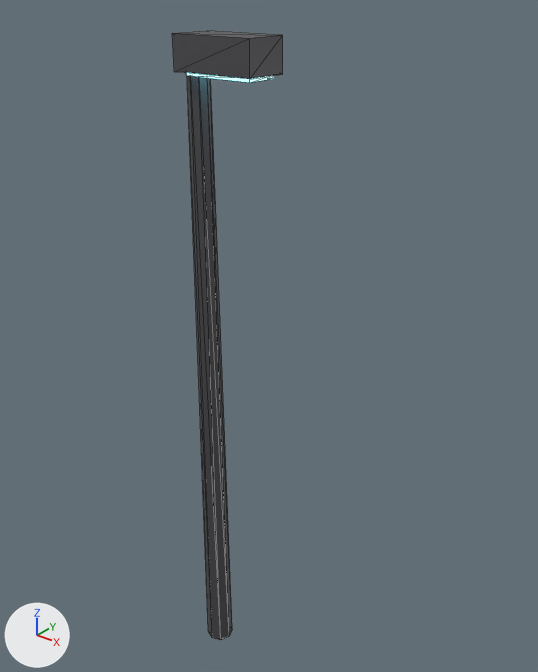
Renders of the glTF model app/public/gltf/city-kit/lamppost.glb from each side of a commit.
Before and after are seen from a 50 mm lens placed at (2.82, -2.94, 4.4), pointed at (0.32, 0.18, 2.47). Every picture has the same lights, and +X, +Y and +Z are marked at lower left. The older version comes first. Mesh edges are drawn as thin lines. Vertices at exactly the same position are counted once.

Objects in the first picture: 'lamppost'.
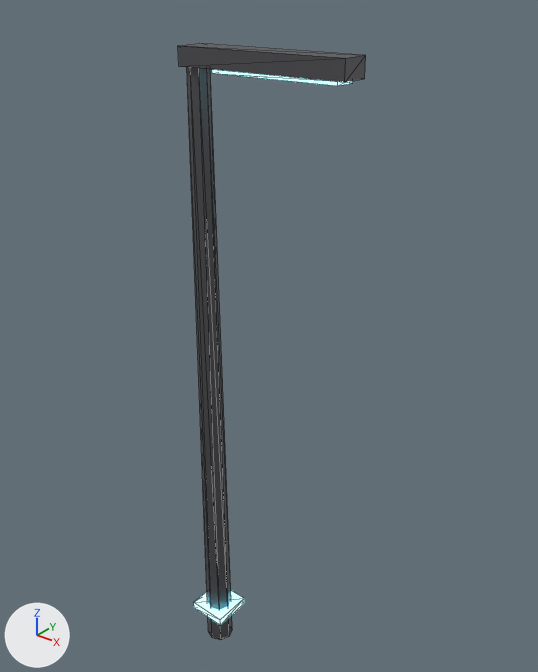
The change, as a diff of the scene's bpy script:
```diff
--- a/app/public/gltf/city-kit/lamppost.glb.py
+++ b/app/public/gltf/city-kit/lamppost.glb.py
@@ me_lamppost @@
 # used by ob_lamppost; location = (0.0, 0.0, 0.0)
 # verts and faces of me_lamppost; kept vertices keep their numbers, new ones are numbered from 32
 # before: 0 (0.45, -0.12, 3.96) at pixel (249, 79), 1 (-0.05, -0.12, 3.96) at pixel (174, 71), 18 (0.45, 0.12, 3.96) at pixel (282, 74), 19 (-0.05, 0.12, 3.96), 20 (-0.05, -0.12, 4.14) at pixel (172, 33)
 # before: 21 (0.45, -0.12, 4.14) at pixel (249, 38), 22 (0.45, 0.12, 4.14) at pixel (282, 35), 23 (-0.05, 0.12, 4.14) at pixel (206, 30), 24 (0.0, -0.09, 3.94) at pixel (186, 75), 25 (0.42, -0.09, 3.94) at pixel (249, 82)
 # before: 26 (0.42, 0.09, 3.94) at pixel (273, 78), 27 (0.0, 0.09, 3.94), 28 (0.0, -0.09, 3.96), 29 (0.42, -0.09, 3.96) at pixel (249, 78), 30 (0.42, 0.09, 3.96) at pixel (273, 74)
 # before: 31 (0.0, 0.09, 3.96)
-me_lamppost.from_pydata(...)  # 32 vertices, 52 faces; spans x -0.09..0.45, y -0.12..0.12, z 0.0..4.14
+me_lamppost.from_pydata(...)  # 40 vertices, 64 faces; spans x -0.13..0.95, y -0.13..0.13, z 0.0..4.08
+# me_lamppost part 1: a new loose piece, a box spanning x -0.13..0.13, y -0.13..0.13, z 0.25..0.3, in mat_lamp_light (cyan #7ce7ff, glowing cyan #7ce7ff)
+# me_lamppost part 2
+verts[0] = (0.95, -0.08, 3.98)  # moved, pixel (344, 82)
+verts[1] = (-0.06, -0.08, 3.98)  # moved, pixel (178, 66)
+verts[18] = (0.95, 0.08, 3.98)  # moved, pixel (364, 78)
+verts[19] = (-0.06, 0.08, 3.98)  # moved
+verts[20] = (-0.06, -0.08, 4.08)  # moved, pixel (177, 45)
+verts[21] = (0.95, -0.08, 4.08)  # moved, pixel (345, 58)
+verts[22] = (0.95, 0.08, 4.08)  # moved, pixel (365, 55)
+verts[23] = (-0.06, 0.08, 4.08)  # moved, pixel (199, 43)
+verts[24] = (0.15, -0.06, 3.96)  # moved, pixel (212, 73)
+verts[28] = (0.15, -0.06, 3.98)  # moved, pixel (211, 69)
+verts[25] = (0.9, -0.06, 3.96)  # moved, pixel (337, 85)
+verts[29] = (0.9, -0.06, 3.98)  # moved, pixel (337, 81)
+verts[26] = (0.9, 0.06, 3.96)  # moved, pixel (352, 83)
+verts[30] = (0.9, 0.06, 3.98)  # moved
+verts[27] = (0.15, 0.06, 3.96)  # moved
+verts[31] = (0.15, 0.06, 3.98)  # moved
 me_lamppost.materials.append(mat_lamp_metal)
```

Location of each change, (x1, y1, x2, y2) in pixels of the pictures (538 x 672 px; the box of a moved part takes in the faces that stretch with it):
'lamppost', reshaped (69% wider)
    before: (172, 30, 283, 640)
    after: (178, 43, 366, 640)
part 1 of me_lamppost, added
    after: (194, 591, 244, 625)
part 2 of me_lamppost, moved or reshaped
    before: (172, 30, 283, 82)
    after: (178, 43, 366, 86)
